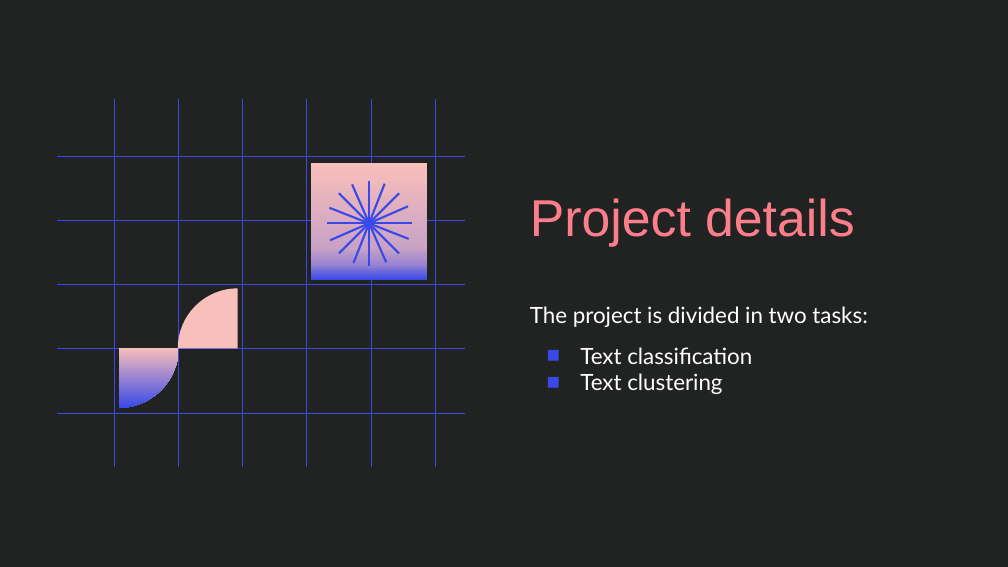
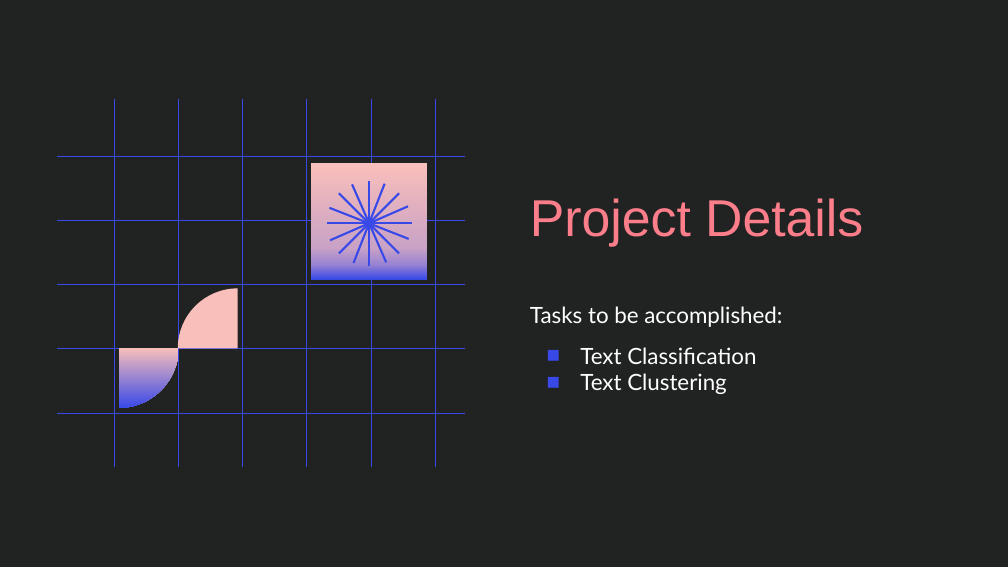
Before and after one commit to Blowdire/TextMiningProject, a slide deck: slide 3 of slideshow/TextMining-Slideshow.pptx. Drawn at 1008x567 pixels with LibreOffice and Linux fonts; fonts in the diff are those of the drawing. Boxes give left, top, right and bottom in pixels: in the first picture for what was removed or moved away, otherwise in the second. Text is boxed around its words. In the diff, an @@ line names an element or a change of style, - is before the commit and + after.

```diff
--- a/slideshow/TextMining-Slideshow.pptx
+++ b/slideshow/TextMining-Slideshow.pptx
@@ title at [530,198,863,247]: text changed @@
-Project details
+Project Details
@@ subtitle at [530,306,782,394]: text changed @@
-The project is divided in two tasks:
-■ Text classification
-■ Text clustering
+Tasks to be accomplished:
+■ Text Classification
+■ Text Clustering
```
Also in this commit, not shown: 24 other slides changed, 5 slides removed, 8 other files.
